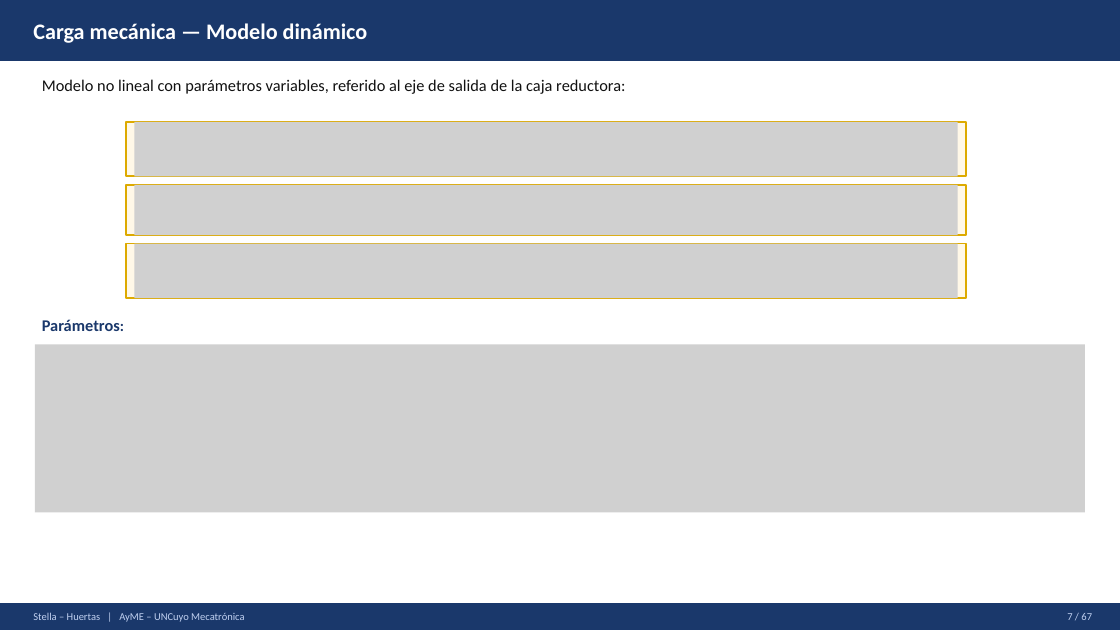
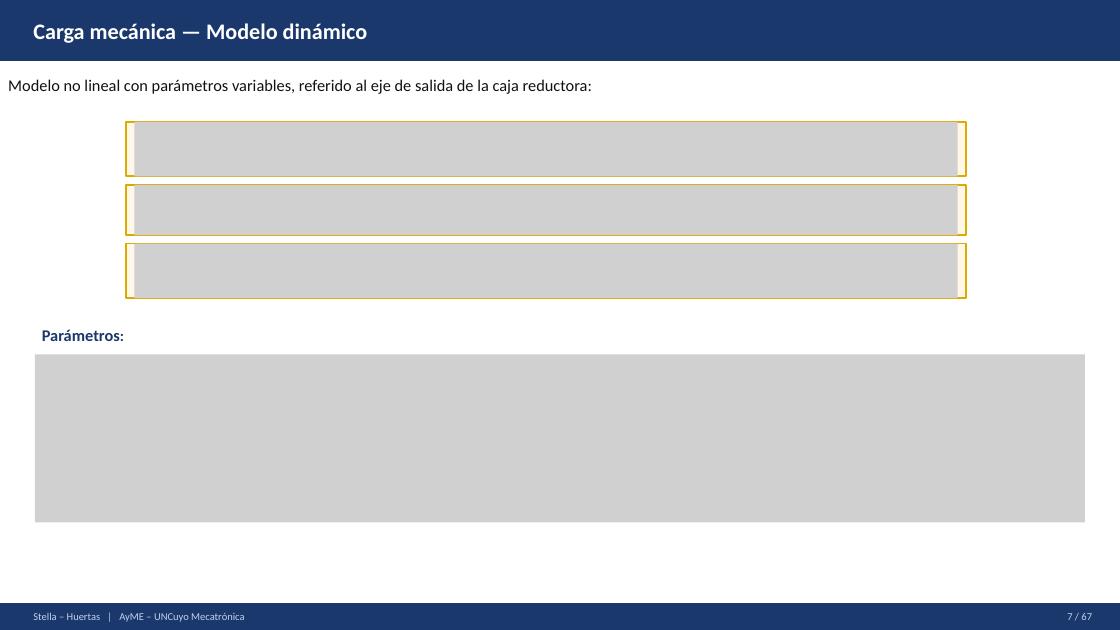
Before and after one commit to Juan-Stella/Automatica-y-maquinas-electricas-final, a slide deck: slide 7 of Presentación/AyME_Stella_Huertas_Presentacion1.pptx. Drawn at 1120x630 pixels with LibreOffice and Linux fonts; fonts in the diff are those of the drawing; grey boxes stand for pictures. Boxes give left, top, right and bottom in pixels: in the first picture for what was removed or moved away, otherwise in the second. Text is boxed around its words. In the diff, an @@ line names an element or a change of style, - is before the commit and + after.

```diff
--- a/Presentación/AyME_Stella_Huertas_Presentacion1.pptx
+++ b/Presentación/AyME_Stella_Huertas_Presentacion1.pptx
@@ text "Modelo no lineal con parámetros ...": place and size @@
-text "Modelo no lineal con parámetros ..." at [42,79,625,94]
+text "Modelo no lineal con parámetros ..." at [8,79,592,94]
@@ text "Parámetros:": place and size @@
-text "Parámetros:" at [42,319,120,331]
+text "Parámetros:" at [42,329,120,341]
@@ picture: place and size @@
-picture at [35,344,1086,513]
+picture at [35,355,1086,523]
```
